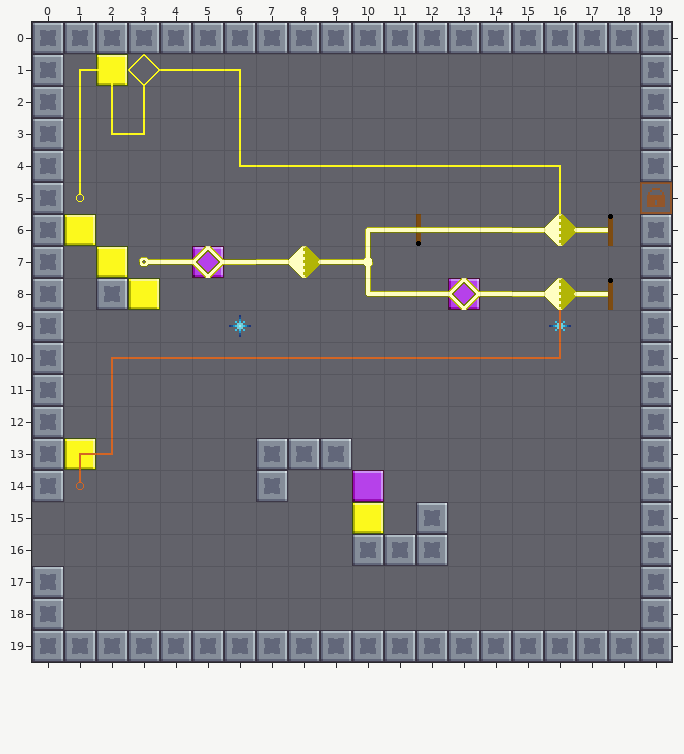
Two versions of a level (Tiled map (JSON), Assets/Level_Editor/TestLevels/Test.tmj). Above is the file before it was changed.
Cells are 32x32 px. Shown: x 0..19, y 0..19.
After the commit:
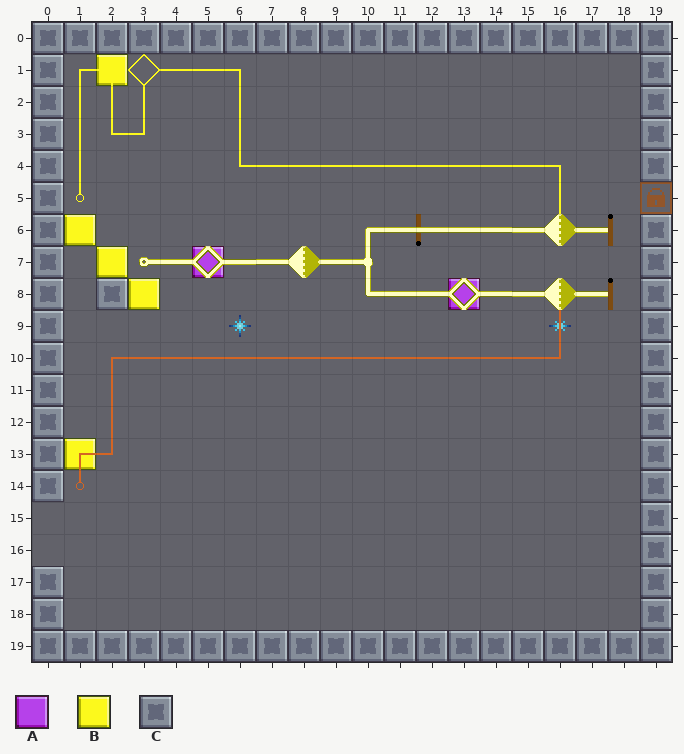
Key: from "tileSet": A 11 "block", B 32 "block", C 33 "wall".
_ is an empty cell.
What changed:
Layer "Blocks":
y 13: x 7..9 CCC -> ___
y 14: x 7 C -> _; x 10 A -> _
y 15: x 10 B -> _; x 12 C -> _
y 16: x 10..12 CCC -> ___
Boxes around the changes in both pictures, in picture pixels (x1, y1, x2, y2):
removed: (256, 438, 448, 566)
